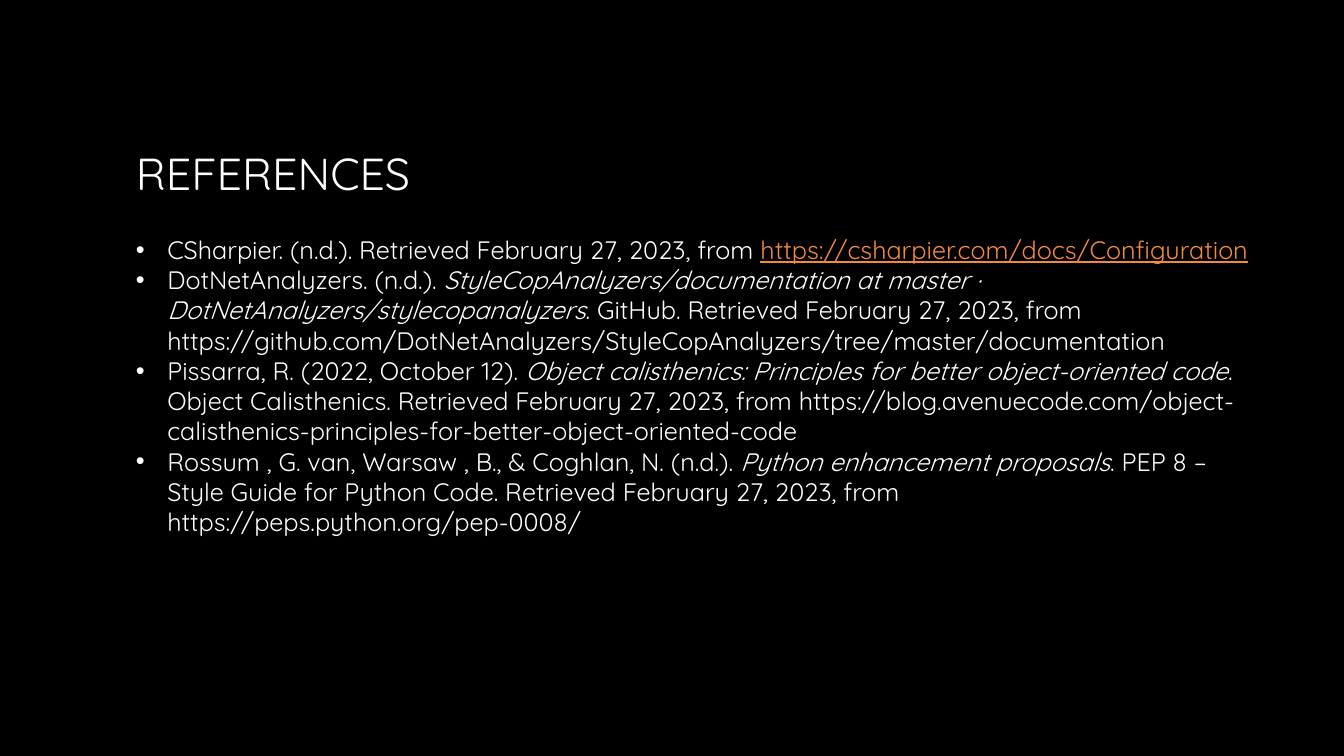
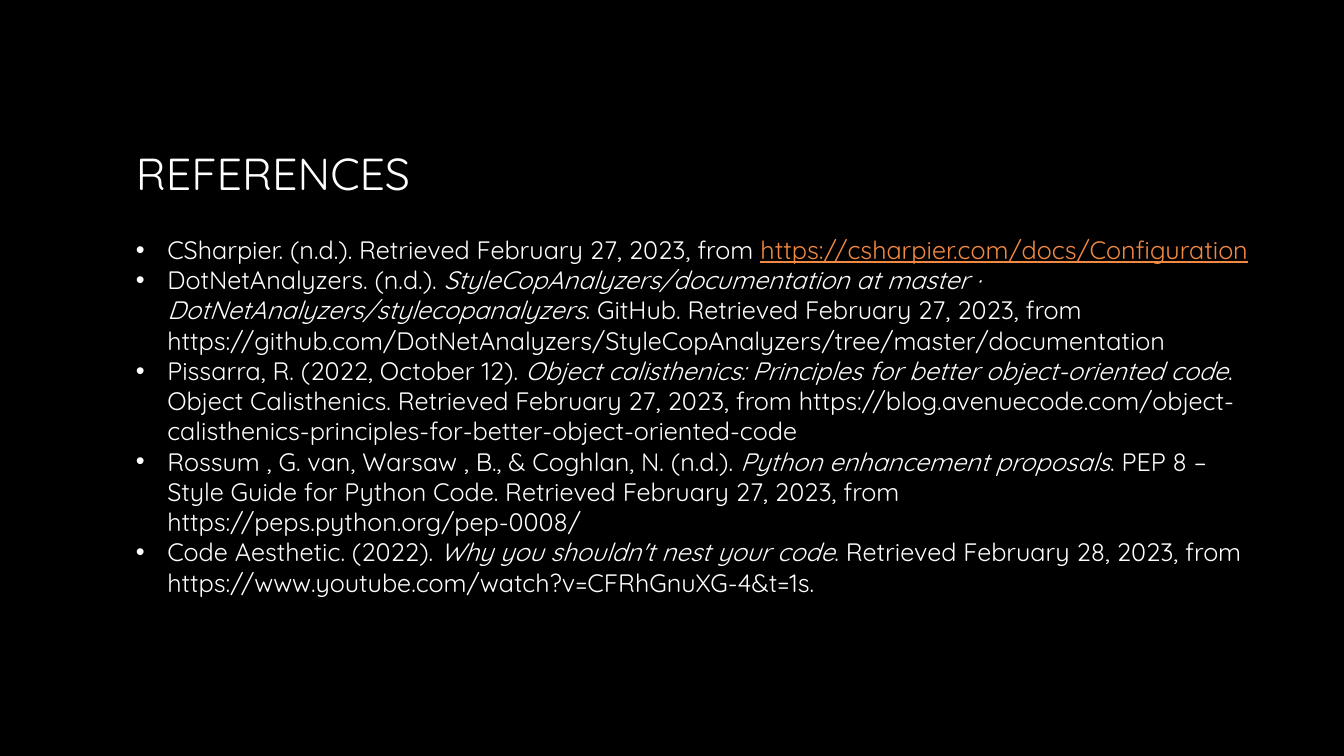
Before and after one commit to diegowrhasta/style-cop-presentation, a slide deck: slide 15 of Code Styling.pptx (slide 14 before the commit). Drawn at 1344x756 pixels with LibreOffice and Linux fonts; fonts in the diff are those of the drawing; background and template pictures are left out. Boxes give left, top, right and bottom in pixels: in the first picture for what was removed or moved away, otherwise in the second. Text is boxed around its words. In the diff, an @@ line names an element or a change of style, - is before the commit and + after.

Commit message:
Final PPT

```diff
--- a/Code Styling.pptx
+++ b/Code Styling.pptx
@@ text at (x1=167, y1=534, x2=1241, y2=597): paragraph added @@
+• Code Aesthetic. (2022). Why you shouldn't nest your code. Retrieved February 28, 2023, from https://www.youtube.com/watch?v=CFRhGnuXG-4&t=1s.
```
Also in this commit, not shown: 2 slides added.
